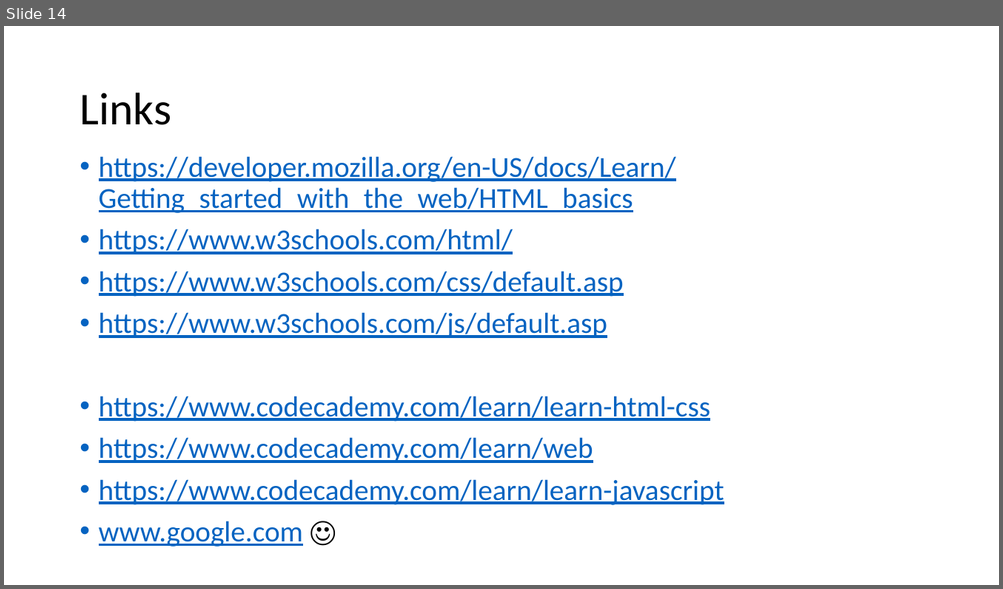
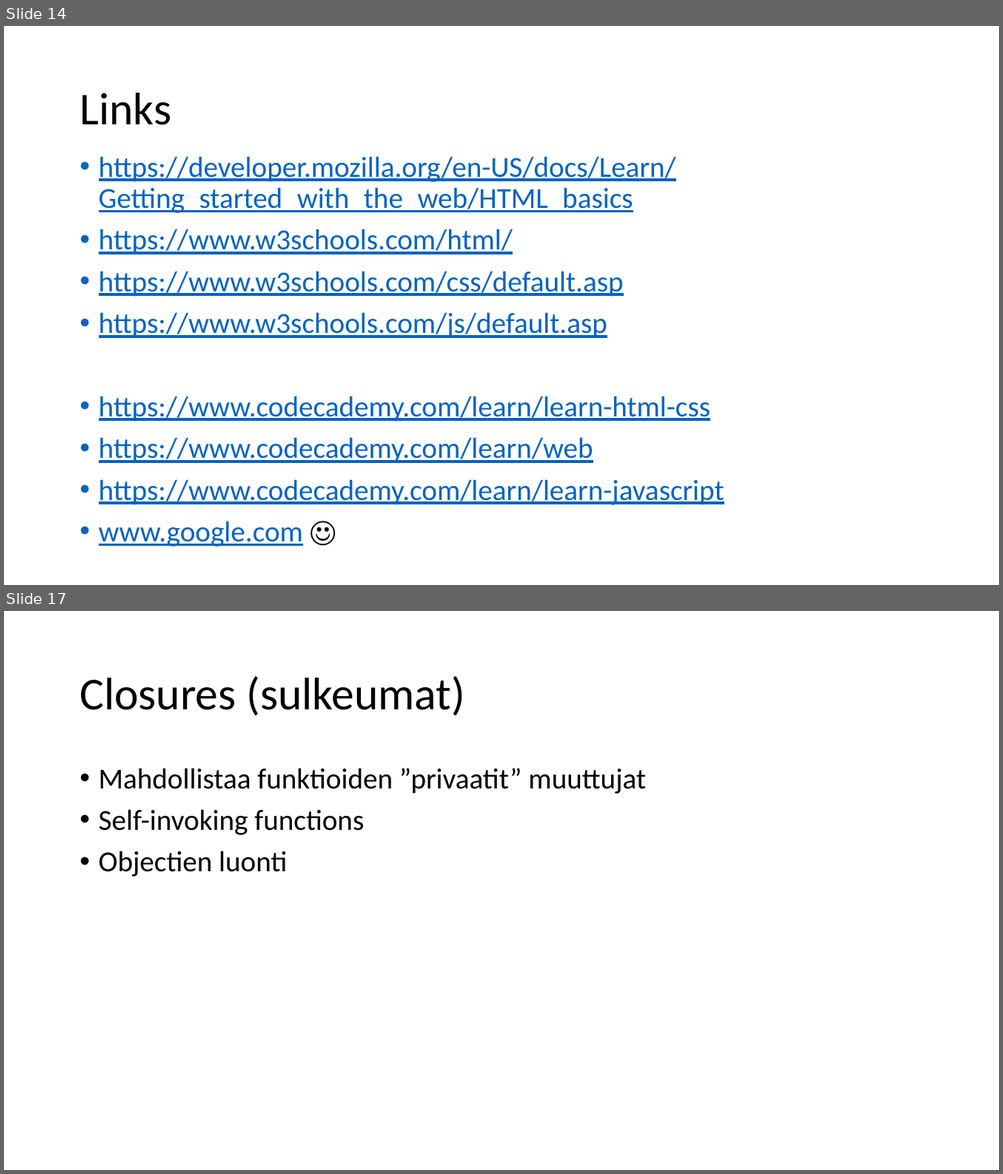
Before and after one commit to ekoodi/ekoodi.github.io, a slide deck: web-technologies/Webapps.pptx. Shown one above the other, each under a label of ours: slide 14 before the commit, slides 14 and 17 after it; the slides between them are not shown. The pictures are 1003x589 and 1003x1174 pixels, drawn with LibreOffice and Linux fonts; fonts in the diff are those of the drawing. Boxes give left, top, right and bottom in pixels: in the first picture for what was removed or moved away, otherwise in the second. Text is boxed around its words. In the diff, an @@ line names an element or a change of style, - is before the commit and + after.

```diff
--- a/web-technologies/Webapps.pptx
+++ b/web-technologies/Webapps.pptx
@@ slide 17 added at box(4, 611, 999, 1170), background #FFFFFF @@
@@ title added at box(79, 676, 466, 716), 44 pt, text #000000 @@
+Closures (sulkeumat)
@@ text added at box(99, 768, 646, 877), 28 pt, text #000000 @@
+• Mahdollistaa funktioiden ”privaatit” muuttujat
+• Self-invoking functions
+• Objectien luonti
```
Also in this commit, not shown: 1 slide changed, 2 other slides added, 1 slide removed.
